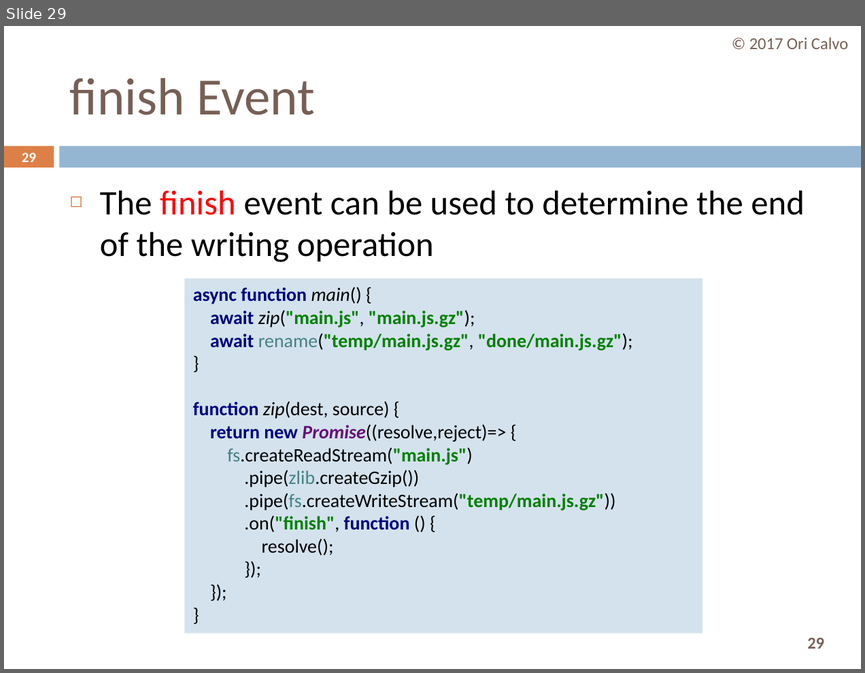
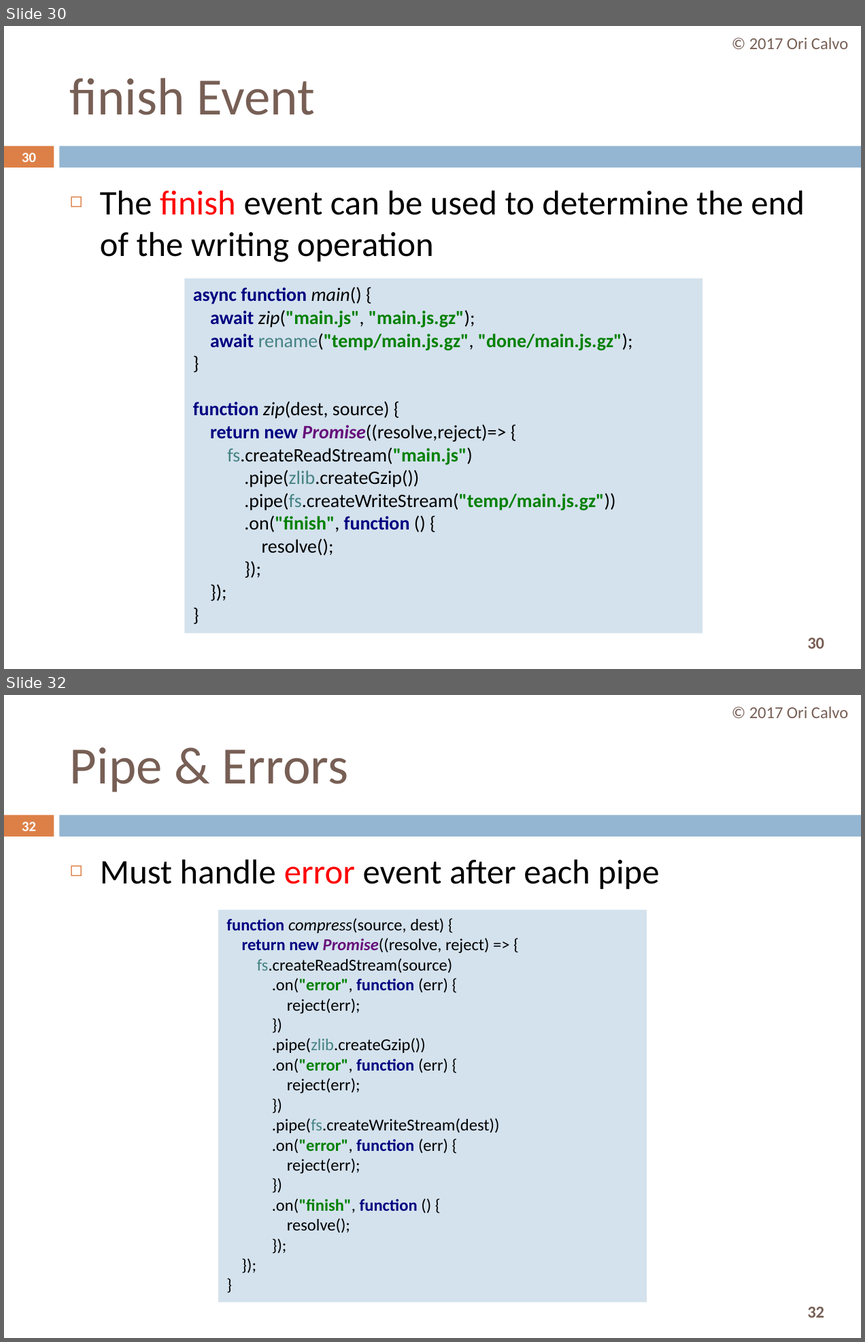
Before and after one commit to oricalvo/course-nodejs, a slide deck: PPTs/05 Core Modules.pptx. Shown one above the other, each under a label of ours: slide 29 before the commit, slides 30 and 32 after it; the slides between them are not shown. The pictures are 865x673 and 865x1342 pixels, drawn with LibreOffice and Linux fonts; fonts in the diff are those of the drawing. Boxes give left, top, right and bottom in pixels: in the first picture for what was removed or moved away, otherwise in the second. Text is boxed around its words. In the diff, an @@ line names an element or a change of style, - is before the commit and + after.

```diff
--- a/PPTs/05 Core Modules.pptx
+++ b/PPTs/05 Core Modules.pptx
@@ slide 32 added at [4,695,861,1338], background #FFFFFF; not listed: 3 template elements that a slide beside it also shows @@
@@ text added at [749,707,848,718], 14 pt, text #775F55 @@
+© 2017 Ori Calvo
@@ title added at [70,747,348,792], 44 pt, text #775F55 @@
+Pipe & Errors
@@ page number added at [22,821,36,831], 11.9 pt, text #FFFFFF, bold @@
+32
@@ text added at [100,859,659,889], 29 pt, text #000000 @@
+◻ Must handle error event after each pipe
@@ rectangle added at [218,910,647,1302], fill #D4E2ED, 14 pt, text #000000 @@
+function compress(source, dest) {
+return new Promise((resolve, reject) => {
+fs.createReadStream(source)
+.on("error", function (err) {
+reject(err);
+})
+.pipe(zlib.createGzip())
+.on("error", function (err) {
+reject(err);
+})
+.pipe(fs.createWriteStream(dest))
+.on("error", function (err) {
+reject(err);
+})
+.on("finish", function () {
+resolve();
+});
+});
+}
@@ what was slide 29 is now slide 30 @@
@@ page number at [22,152,36,162]: text changed @@
-29
+30
@@ page number at [807,637,824,648]: text changed @@
-29
+30
```
Also in this commit, not shown: 6 slides changed, 3 other slides added, 10 other files.
